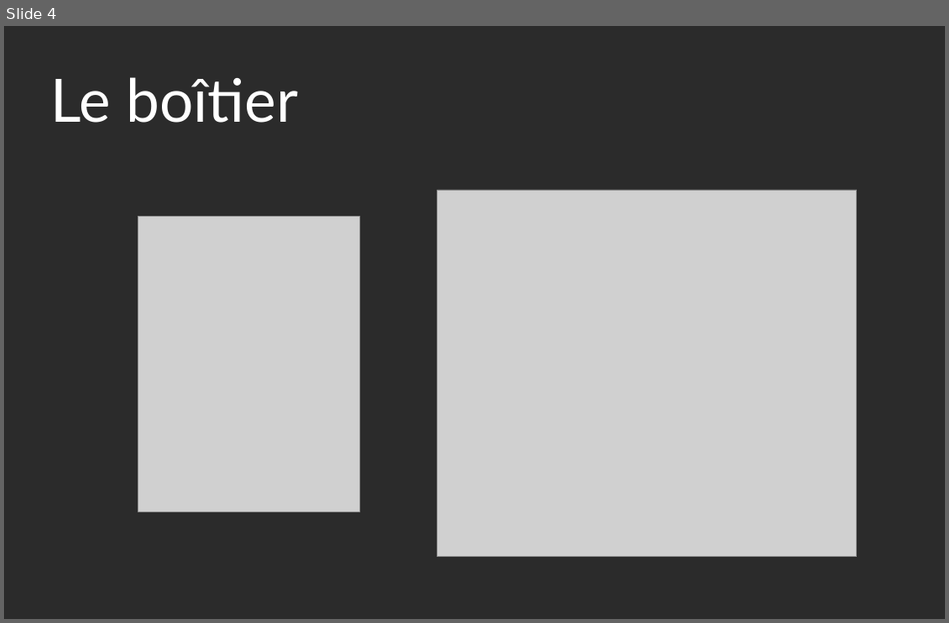
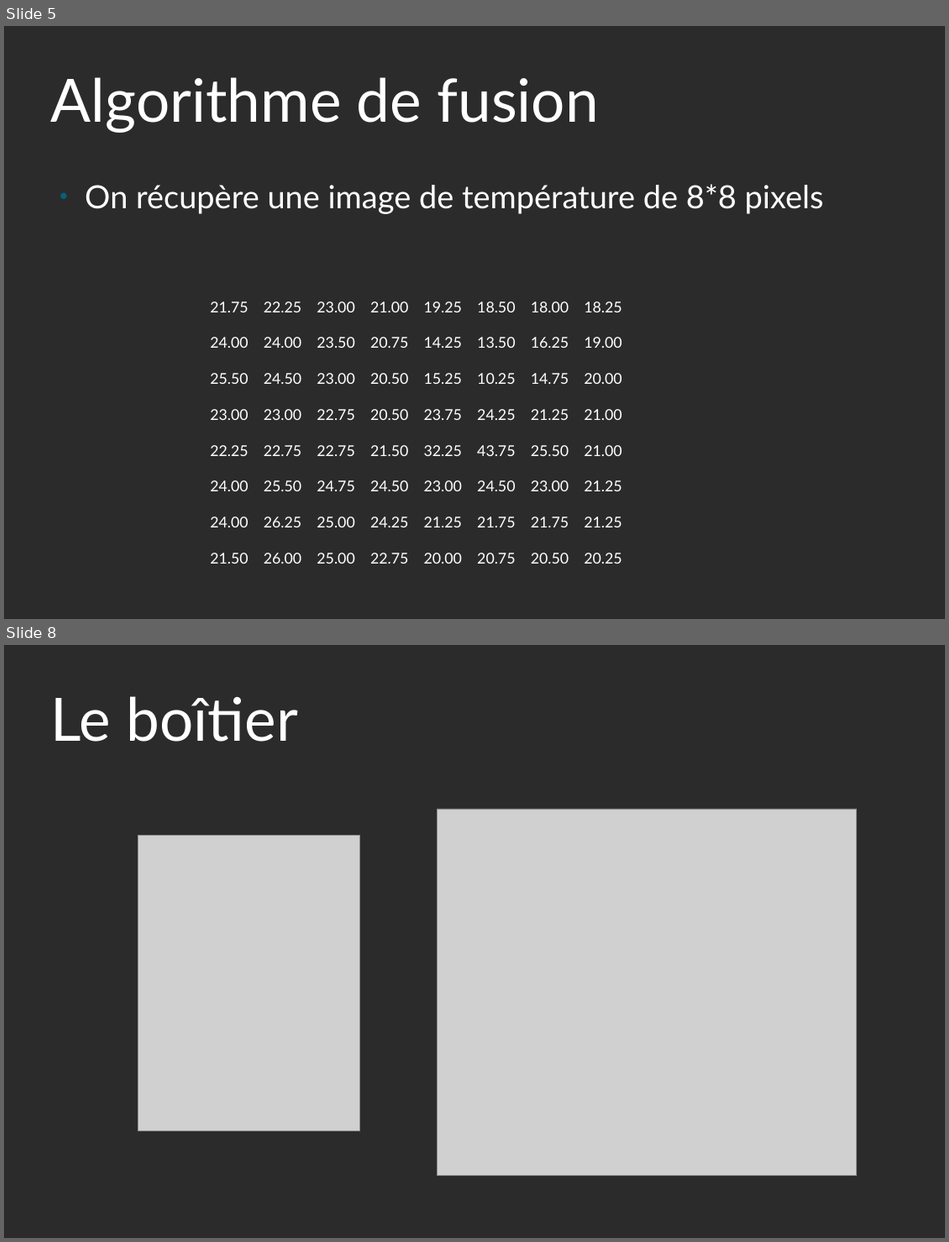
Before and after one commit to yannou38/ImageFusion, a slide deck: presM2M.odp. Shown one above the other, each under a label of ours: slide 4 before the commit, slides 5 and 8 after it; the slides between them are not shown. The pictures are 949x623 and 949x1242 pixels, drawn with LibreOffice and Linux fonts; fonts in the diff are those of the drawing; grey boxes stand for pictures; background and template pictures are left out; a plain dark background stands for a picture behind light text. Boxes give left, top, right and bottom in pixels: in the first picture for what was removed or moved away, otherwise in the second. Text is boxed around its words. In the diff, an @@ line names an element or a change of style, - is before the commit and + after.

Commit message:
images + détails slide algo

```diff
--- a/presM2M.odp
+++ b/presM2M.odp
@@ slide 5 added at bbox=[4, 26, 945, 619], background picture (left out) @@
@@ title added at bbox=[51, 77, 598, 133], 60 pt, text #FFFFFF @@
+Algorithme de fusion
@@ text added at bbox=[85, 184, 824, 214], 32 pt, text #FFFFFF @@
+● On récupère une image de température de 8*8 pixels
@@ text added at bbox=[210, 302, 621, 564], 15 pt, text #FFFFFF @@
+21.75 22.25 23.00 21.00 19.25 18.50 18.00 18.25
+24.00 24.00 23.50 20.75 14.25 13.50 16.25 19.00
+25.50 24.50 23.00 20.50 15.25 10.25 14.75 20.00
+23.00 23.00 22.75 20.50 23.75 24.25 21.25 21.00
+22.25 22.75 22.75 21.50 32.25 43.75 25.50 21.00
+24.00 25.50 24.75 24.50 23.00 24.50 23.00 21.25
+24.00 26.25 25.00 24.25 21.25 21.75 21.75 21.25
+21.50 26.00 25.00 22.75 20.00 20.75 20.50 20.25
@@ what was slide 4 is now slide 8 @@
```
Also in this commit, not shown: 3 slides changed, 6 other slides added, 1 slide removed, 5 other files.
